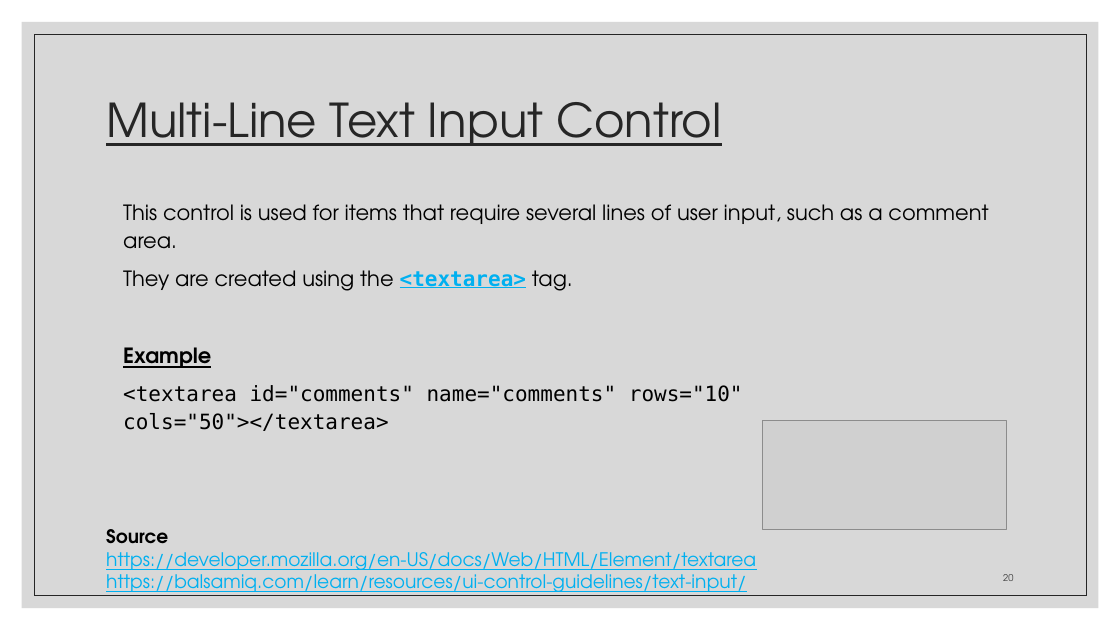
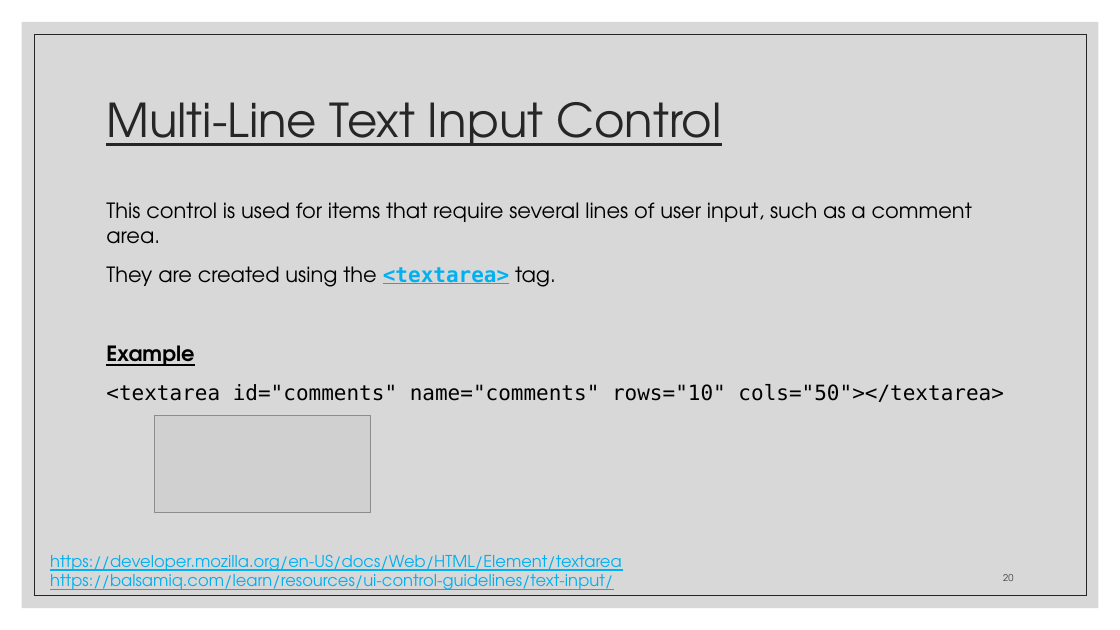
Before and after one commit to zackstotts/base-node-curriculum, a slide deck: slide 20 of unit_00/html_review/03 HTML Forms.pptx. Drawn at 1120x630 pixels with LibreOffice and Linux fonts; fonts in the diff are those of the drawing; grey boxes stand for pictures. Boxes give left, top, right and bottom in pixels: in the first picture for what was removed or moved away, otherwise in the second. Text is boxed around its words. In the diff, an @@ line names an element or a change of style, - is before the commit and + after.

```diff
--- a/unit_00/html_review/03 HTML Forms.pptx
+++ b/unit_00/html_review/03 HTML Forms.pptx
@@ text "This control is used for ..." at (106, 202, 1003, 402): indent changed; line spacing 1.1 to 1; more space between paragraphs @@
@@ picture: place and size @@
-picture at (762, 420, 1006, 529)
+picture at (155, 416, 371, 513)
@@ text at (106, 529, 168, 544): paragraph removed @@
-Source
@@ text "https://developer.mozilla.org/en-US/docs/Web/HTML/Element/te ...": place and size @@
-text "https://developer.mozilla.org/en-US/docs/Web/HTML/Element/te ..." at (106, 529, 756, 596)
+text "https://developer.mozilla.org/en-US/docs/Web/HTML/Element/te ..." at (50, 554, 622, 590)
@@ text "https://developer.mozilla.org/en-US/docs/Web/HTML/Element/te ..." at (50, 554, 622, 590): size 16 to 14 pt @@
```
Also in this commit, not shown: 37 other slides changed.
